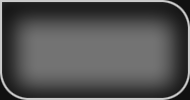
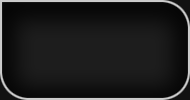
Before/after of a w=190, h=100 layered artwork. What changed in the layer stack:
showed "Layer 4", moved it above "Layer 6" over [2, 2, 188, 98]
